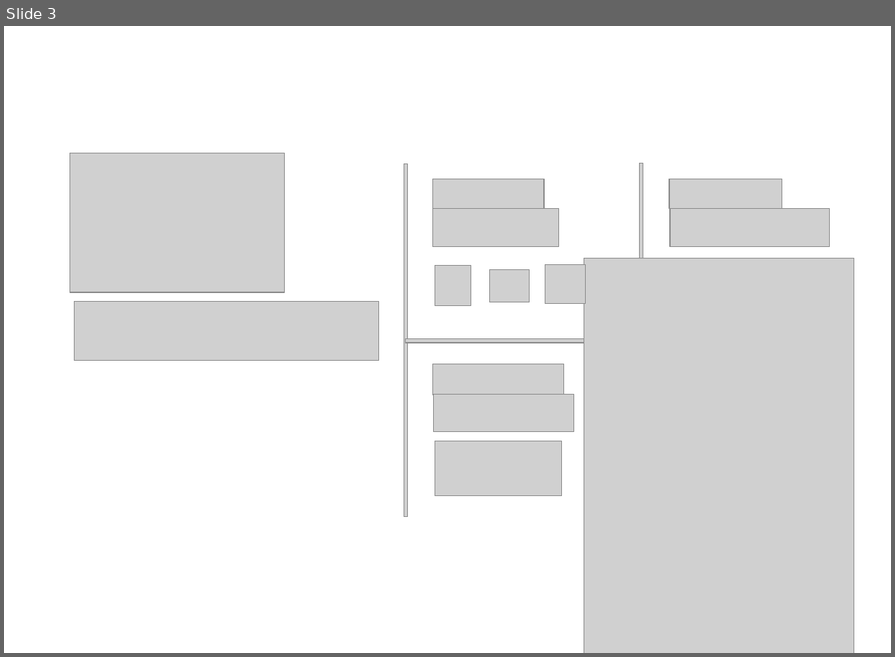
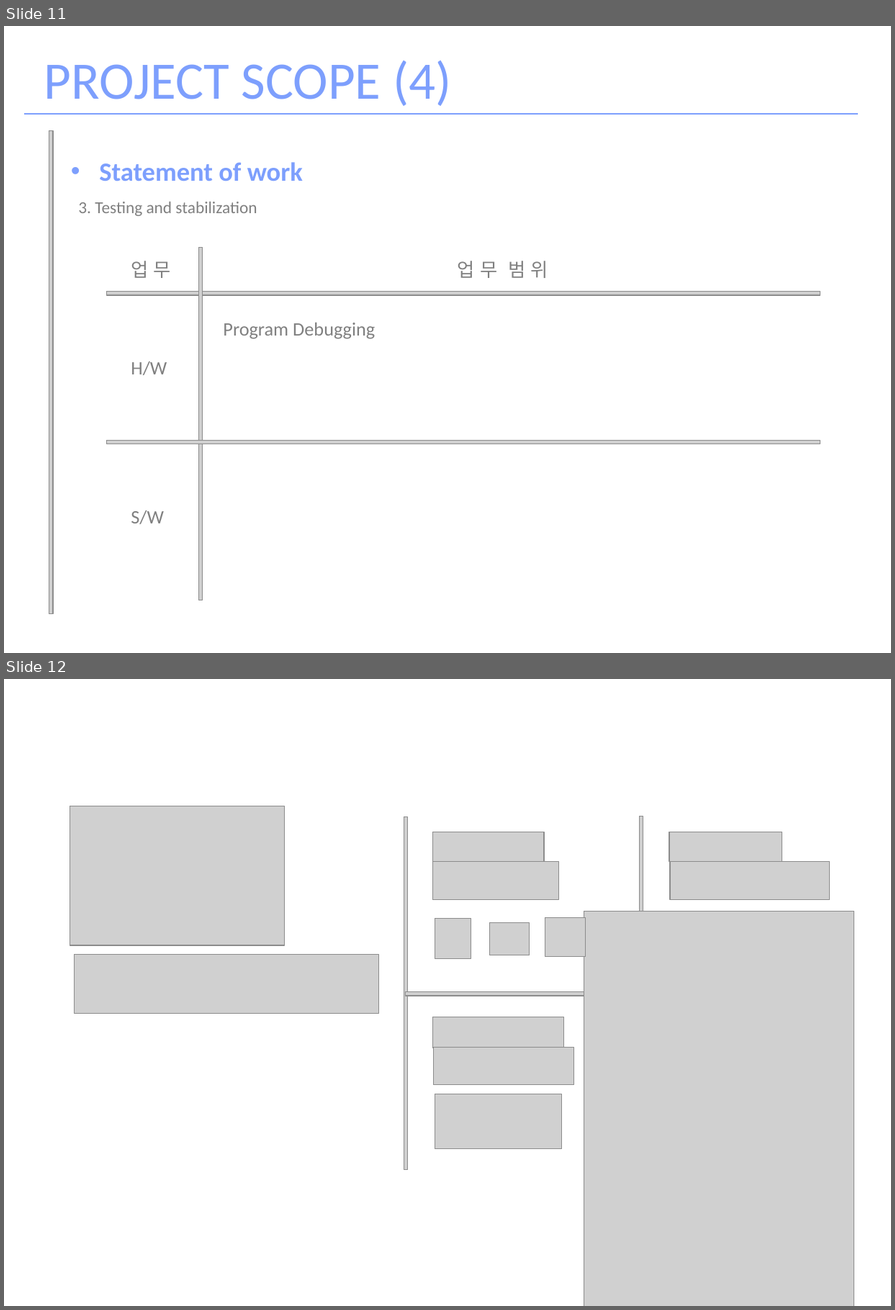
Before and after one commit to OhJaeGeun/IOT3_Project_helper_bot, a slide deck: Portfolio/HELPER_BOT_2.pptx. Shown one above the other, each under a label of ours: slide 3 before the commit, slides 11 and 12 after it. The pictures are 895x657 and 895x1310 pixels, drawn with LibreOffice and Linux fonts; fonts in the diff are those of the drawing; grey boxes stand for pictures. Boxes give left, top, right and bottom in pixels: in the first picture for what was removed or moved away, otherwise in the second. Text is boxed around its words. In the diff, an @@ line names an element or a change of style, - is before the commit and + after.

```diff
--- a/Portfolio/HELPER_BOT_2.pptx
+++ b/Portfolio/HELPER_BOT_2.pptx
@@ slide 11 added at (x1=4, y1=26, x2=891, y2=653), background #FFFFFF @@
@@ text added at (x1=44, y1=61, x2=451, y2=106), 50 pt, text #7D9FFD @@
+PROJECT SCOPE (4)
@@ line added from (24, 114) to (859, 114), #7D9FFD 1.5 pt @@
@@ picture added at (x1=49, y1=130, x2=53, y2=614) @@
@@ text added at (x1=78, y1=162, x2=303, y2=216), 16 pt, text #808080 @@
+• Statement of work
+3. Testing and stabilization
@@ text added at (x1=131, y1=261, x2=171, y2=278), 18 pt, text #808080 @@
+업 무
@@ picture added at (x1=199, y1=247, x2=203, y2=600) @@
@@ text added at (x1=457, y1=261, x2=548, y2=278), 18 pt, text #808080 @@
+업 무 범 위
@@ picture added at (x1=106, y1=292, x2=820, y2=295) @@
@@ text added at (x1=223, y1=323, x2=375, y2=339), 18 pt, text #808080 @@
+Program Debugging
@@ text added at (x1=131, y1=362, x2=167, y2=375), 18 pt, text #808080 @@
+H/W
@@ picture added at (x1=106, y1=441, x2=820, y2=444) @@
@@ text added at (x1=131, y1=511, x2=164, y2=524), 18 pt, text #808080 @@
+S/W
@@ what was slide 3 is now slide 12 @@
```
Also in this commit, not shown: 2 slides changed, 9 other slides added, 2 slides removed, 14 other files.
